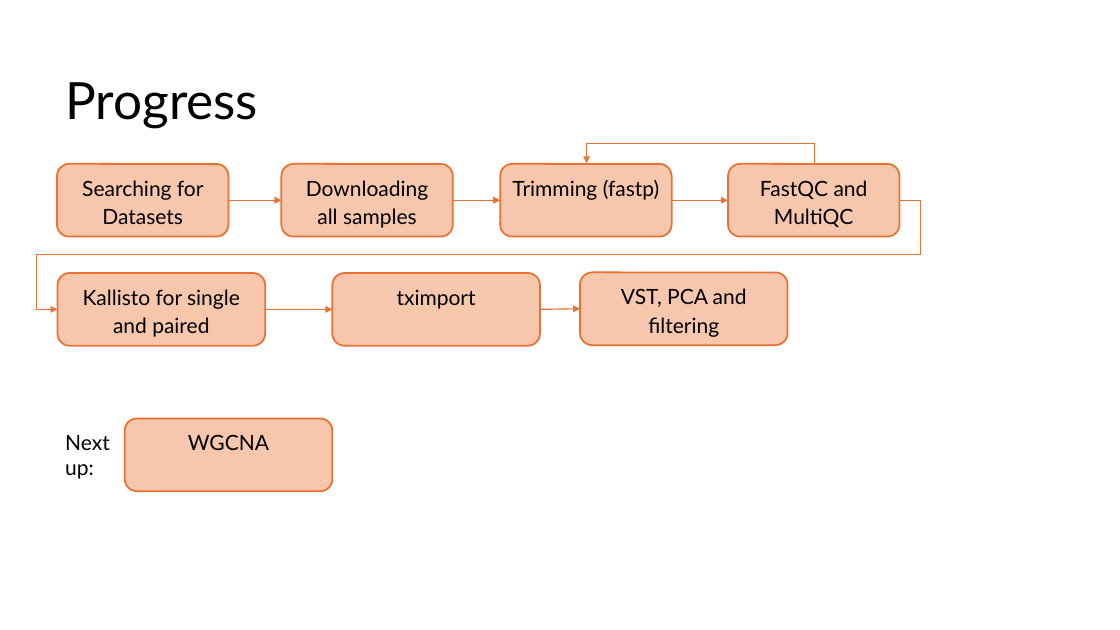
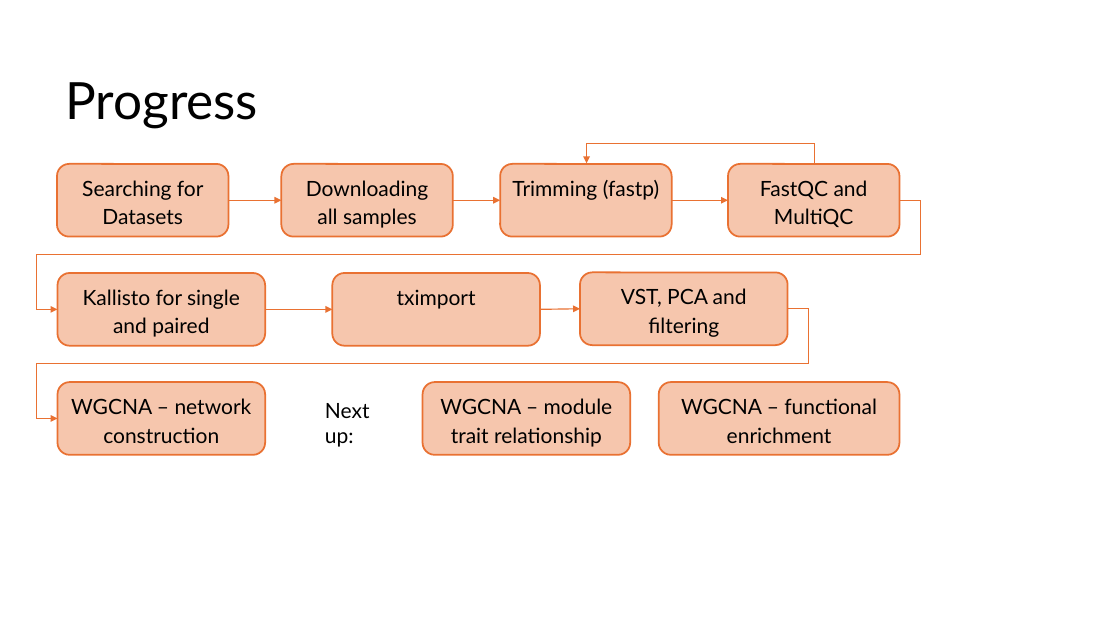
Before and after one commit to luisabender/bioinformatics-bachelor-s-thesis, a slide deck: slide 1 of progress.pptx. Drawn at 1120x630 pixels with LibreOffice and Linux fonts; fonts in the diff are those of the drawing. Boxes give left, top, right and bottom in pixels: in the first picture for what was removed or moved away, otherwise in the second. Text is boxed around its words. In the diff, an @@ line names an element or a change of style, - is before the commit and + after.

Commit message:
further WGCNA analysis

```diff
--- a/progress.pptx
+++ b/progress.pptx
@@ elbow arrow added from (788, 309) to (58, 418), #E97132 1 pt @@
@@ rounded rectangle "WGCNA – network construction": place and size @@
-rounded rectangle "WGCNA – network construction" at [124,418,332,492]
+rounded rectangle "WGCNA – network construction" at [58,382,266,455]
@@ rounded rectangle added at [423,382,630,455], fill #F6C6AD, outline #E97132 1.5 pt, 18 pt, text #000000 @@
+WGCNA – module trait relationship
@@ rounded rectangle added at [659,382,900,455], fill #F6C6AD, outline #E97132 1.5 pt, 18 pt, text #000000 @@
+WGCNA – functional enrichment
@@ text in rounded rectangle at [71,398,252,443]: text changed @@
-WGCNA
+WGCNA – network construction
@@ text "Next up:": place and size @@
-text "Next up:" at [65,435,110,479]
+text "Next up:" at [325,403,370,447]
```
Also in this commit, not shown: 3 other slides changed, 8 slides added, 3 slides removed, 12 other files.
